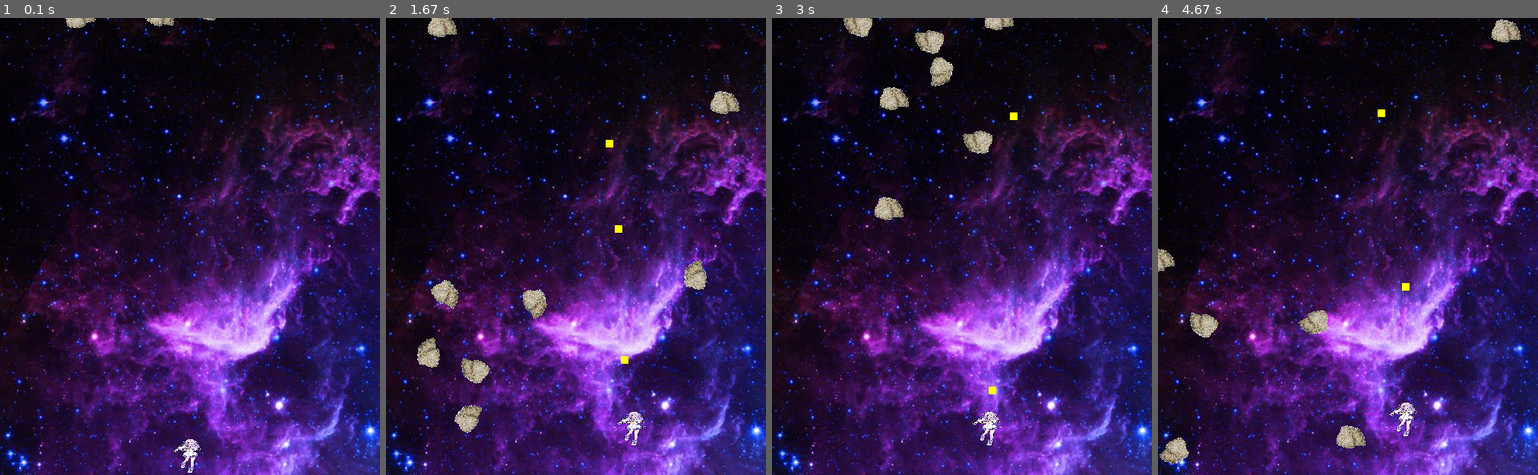
Above: before the commit, frames 1-4 (left to right).
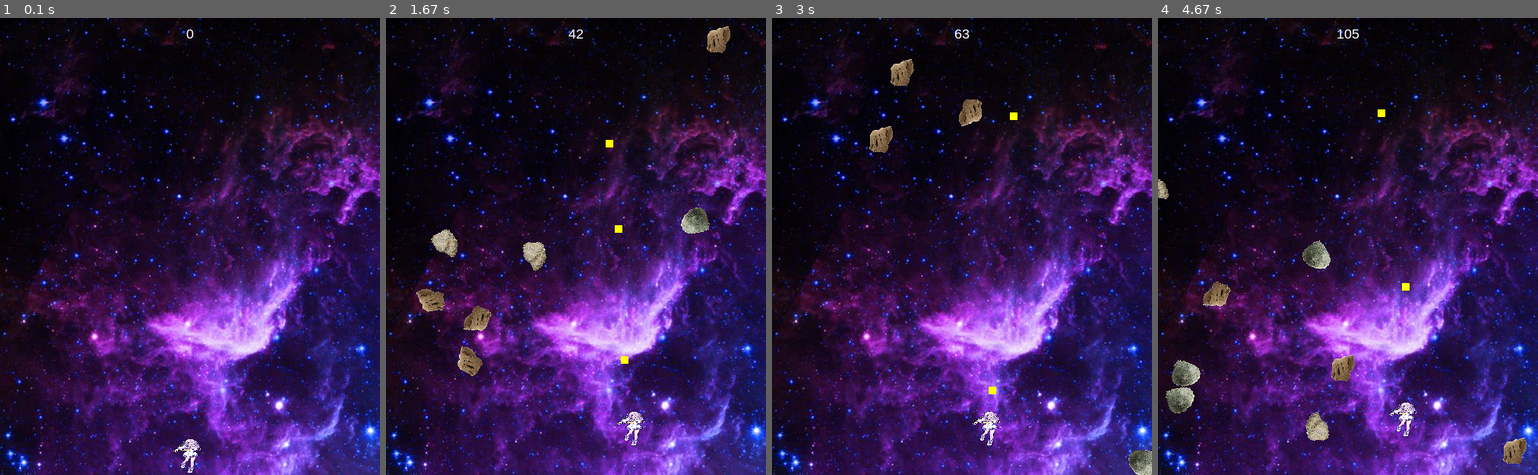
Above: after the commit, the same moments.

Repository: paul881023/training
Game: pygame game, started from pygame/pygame_test.py
Two runs of this game, one before a commit and one after it. Both use one fixed random seed, a clock stepped at 60 frames per second and the inputs below.
Inputs:
- Up to frame 1 (0.1 s): no input
- Up to frame 2 (1.67 s): tap Space at 0.33, 0.73, 1.03, 1.23, 1.57 s; hold D 0.67-1.13 s; hold W 1.17-1.47 s; hold D from 1.5 s (still down)
- Up to frame 3 (3 s): tap Space at 1.87, 2.07, 2.37, 2.97 s; release D at 1.97 s; hold A 2-2.53 s; hold A from 2.9 s (still down)
- Up to frame 4 (4.67 s): tap Space at 3.27, 3.4, 3.8, 4.1, 4.47 s; release A at 3.3 s; hold W 3.33-3.7 s; hold D 3.73-4.37 s; hold S from 4.4 s (still down)

The runs differ from the first frame. In frame 1, 0.3% of the frame differs, in the area x 17-57%, y 0-5%; in frame 2, 4.0%, in the area x 8-93%, y 0-91%; in frame 3, 3.0%; in frame 4, 3.8%.

Commit message:
pygame(png&score)

Diff:
--- a/pygame/pygame_test.py
+++ b/pygame/pygame_test.py
@@ -25,8 +25,21 @@
 clock = pygame.time.Clock()
 #圖片
 backgound_jpg = pygame.image.load(os.path.join("pygame","jpg","back.jpg")).convert()
-rock_jpg = pygame.image.load(os.path.join("pygame","jpg","rock_2.webp")).convert()
+#rock_jpg = pygame.image.load(os.path.join("pygame","jpg","rock_2.webp")).convert()
 airplane_jpg = pygame.image.load(os.path.join("pygame","jpg","airplane.jpg")).convert()
+rock_jpgs  = []
+pic_num = [2,3,4]
+for i in pic_num:
+    rock_jpgs.append(pygame.image.load(os.path.join("pygame","jpg",f"rock_{i}.png")).convert())
+font_name = pygame.font.match_font('arial')
+
+def draw_text(surf,text,size,x,y):
+    font = pygame.font.Font(font_name, size)
+    text_surface = font.render(text, True, white)
+    text_rect = text_surface.get_rect()
+    text_rect.centerx = x
+    text_rect.top = y
+    surf.blit(text_surface,text_rect)
 
 #設定相關物件
 class Player(pygame.sprite.Sprite):
@@ -68,15 +81,14 @@
 class Rock(pygame.sprite.Sprite):
     def __init__(self):
         pygame.sprite.Sprite.__init__(self)
-        self.image_ori = pygame.transform.scale(rock_jpg,(50,50))
-        self.image_ori.set_colorkey(white)
+        self.image_ori = pygame.transform.scale(random.choice(rock_jpgs),(50,50))
+        self.image_ori.set_colorkey(black)
         self.image = self.image_ori.copy()
-
         self.rect = self.image.get_rect()
-        self.radius = self.rect.width * 0.85 / 2
+        self.radius = int(self.rect.width * 0.85 / 2)
         #pygame.draw.circle(self.image,red,self.rect.center,self.radius)
         self.rect.x = random.randrange(0,width-self.rect.width)
-        self.rect.y = random.randrange(-100,-40)
+        self.rect.y = random.randrange(-180,-100)
         self.speedy = random.randrange(3,7)
         self.speedx = random.randrange(-2,2)
         self.total_degree = 0
@@ -128,6 +140,8 @@
     rocks.add(rock)
 running = True
 
+score = 0
+
 while running:
     clock.tick(FPS)
      #輸入
@@ -141,6 +155,7 @@
     all_sprites.update()
     hits = pygame.sprite.groupcollide(rocks, bullets, True, True)
     for hit in hits:
+        score += hit.radius
         rock = Rock()
         all_sprites.add(rock)
         rocks.add(rock)
@@ -151,6 +166,7 @@
     screen.fill(black)
     screen.blit(backgound_jpg,(0,0))
     all_sprites.draw(screen)
+    draw_text(screen, str(score), 18 , width / 2, 10)
     pygame.display.update()
 
 pygame.quit()
Binary file added: pygame/jpg/rock_2.png
Binary file removed: pygame/jpg/rock_2.webp
Binary file added: pygame/jpg/rock_3.png
Binary file added: pygame/jpg/rock_4.png
